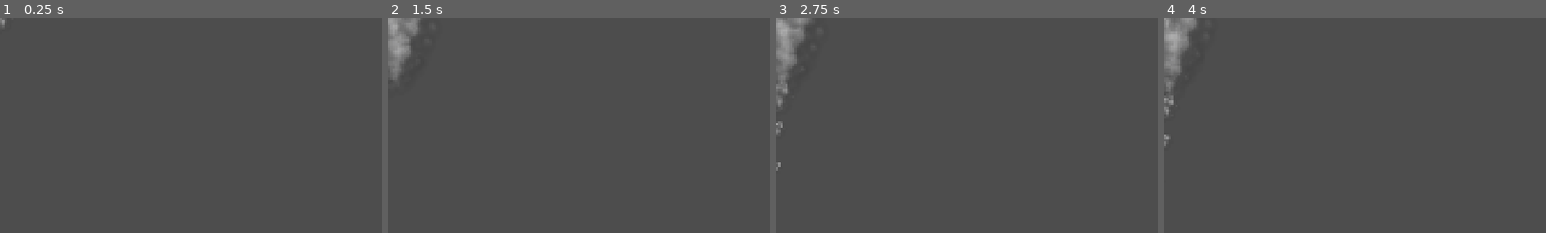
Above: before the commit, frames 1-4 (left to right).
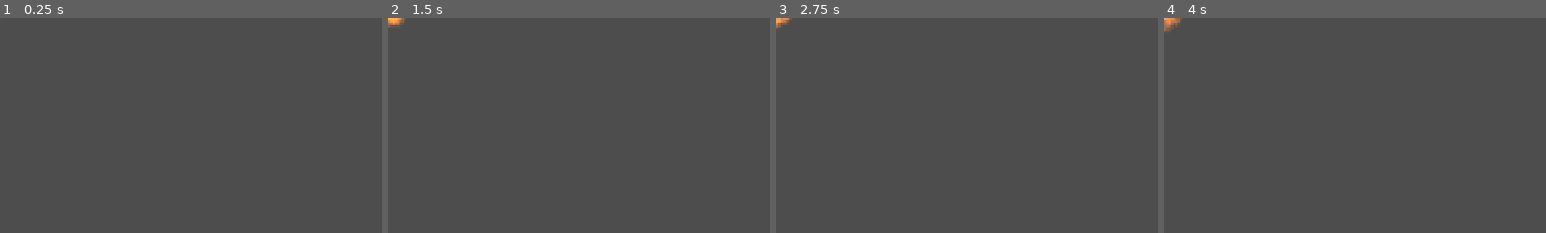
Above: after the commit, the same moments.

Repository: seff-smith/M9-top-Down-movement-
Game: Godot game, scene res://test_particles.tscn
Two runs of this game, one before a commit and one after it. Both use one fixed random seed, a clock stepped at 60 frames per second and the inputs below. This scene is started directly instead of the project's main scene.
Inputs (mouse positions are % of the whole screen's width and height, from its top left):
- Up to frame 1 (0.25 s): no input
- Up to frame 2 (1.5 s): tap Enter at 0.5 s; move the mouse to (72, 45) at 0.52 s; hold Right (move_right) 0.53-1.28 s; tap Z at 0.6, 1.35 s; click (72, 45) at 0.67 s; tap Space at 0.77 s; move the mouse to (30, 55) at 1.27 s; hold Down (move_down) from 1.28 s (still down)
- Up to frame 3 (2.75 s): tap Space at 1.52 s; move the mouse to (60, 28) at 2.02 s; release Down (move_down) at 2.03 s; hold Right (move_right) from 2.03 s (still down); tap Z at 2.1 s
- Up to frame 4 (4 s): move the mouse to (45, 70) at 2.77 s; release Right (move_right) at 2.78 s; hold Up (move_up) 2.78-3.53 s; tap Z at 2.85, 3.6 s; click (45, 70) at 2.92 s; tap Space at 3.02, 3.77 s; move the mouse to (80, 65) at 3.52 s; hold Left (move_left) from 3.53 s (still down)
The pictures show only the part of the screen within x 0-50%, y 0-50%; the shares and areas given below are measured in that part.

The runs differ from the first frame. In frame 1, less than 0.1% of the frame differs, in the area x 0-2%, y 0-5%; in frame 2, 1.5%; in frame 3, 1.9%, in the area x 0-9%, y 0-72%; in frame 4, 1.8%.

Commit message:
Update test_particles.tscn

Diff:
--- a/test_particles.tscn
+++ b/test_particles.tscn
@@ -1,22 +1,52 @@
-[gd_scene load_steps=5 format=3 uid="uid://dybbswvidqsye"]
+[gd_scene load_steps=10 format=3 uid="uid://dybbswvidqsye"]
 
 [ext_resource type="Texture2D" uid="uid://tgs14f485wph" path="res://assets/kenney-particles/smoke_04.png" id="1_btvwu"]
 
+[sub_resource type="CanvasItemMaterial" id="CanvasItemMaterial_btvwu"]
+blend_mode = 1
+
 [sub_resource type="Curve" id="Curve_67827"]
-_data = [Vector2(0, 1), 0.0, 0.0, 0, 0, Vector2(1e-05, 0), 0.0, 0.0, 0, 0, Vector2(0.2224852, 0.6132338), 0.0, 0.0, 0, 0, Vector2(0.8591716, 0.099701524), 0.0, 0.0, 0, 0, Vector2(1, 0), 0.0, 0.0, 0, 0]
-point_count = 5
+_data = [Vector2(0, 0.5992385), 0.0, 1.2587868, 0, 0, Vector2(1, 0.009154201), -3.9349346, 0.0, 0, 0]
+point_count = 2
+
+[sub_resource type="CurveTexture" id="CurveTexture_5825l"]
+curve = SubResource("Curve_67827")
+
+[sub_resource type="Gradient" id="Gradient_boeb1"]
+offsets = PackedFloat32Array(0, 0.42879745)
+colors = PackedColorArray(0.9375, 0.61012745, 0.5163574, 1, 1, 1, 1, 1)
+
+[sub_resource type="GradientTexture1D" id="GradientTexture1D_gj3wy"]
+gradient = SubResource("Gradient_boeb1")
+
+[sub_resource type="Curve" id="Curve_gqo14"]
+_data = [Vector2(0, 0), 0.0, 0.0, 0, 0, Vector2(0.048104957, 0), 0.0, 0.0, 0, 0, Vector2(0.106414005, 0.23200691), 0.0, 0.0, 0, 0, Vector2(0.25364435, 0.31662983), 0.0, 0.0, 0, 0, Vector2(0.3731779, 0.28150332), -0.09321772, -0.09321772, 0, 0, Vector2(0.47959185, 0.2336036), 0.0, 0.0, 0, 0, Vector2(0.6020408, 0.19049376), 0.0, 0.0, 0, 0, Vector2(0.72157437, 0.17931718), 0.0, 0.0, 0, 0, Vector2(0.8498543, 0.15217394), 0.0, 0.0, 0, 0, Vector2(0.9956269, 0.040407777), 0.0, 0.0, 0, 0]
+point_count = 10
 
 [sub_resource type="CurveTexture" id="CurveTexture_aetp2"]
-curve = SubResource("Curve_67827")
+curve = SubResource("Curve_gqo14")
 
 [sub_resource type="ParticleProcessMaterial" id="ParticleProcessMaterial_5825l"]
 particle_flag_disable_z = true
-gravity = Vector3(0, 98, 0)
+emission_shape = 1
+emission_sphere_radius = 10.0
+angle_min = -179.99998
+angle_max = 180.00002
+direction = Vector3(0, -1, 0)
+spread = 0.0
+initial_velocity_min = 50.0
+initial_velocity_max = 70.0
+gravity = Vector3(0, 0, 0)
 scale_curve = SubResource("CurveTexture_aetp2")
+color = Color(0.953125, 0.4691162, 0, 1)
+color_ramp = SubResource("GradientTexture1D_gj3wy")
+alpha_curve = SubResource("CurveTexture_5825l")
 
 [node name="test particles" type="Node2D"]
 
 [node name="GPUParticles2D" type="GPUParticles2D" parent="."]
+material = SubResource("CanvasItemMaterial_btvwu")
+amount = 30
 texture = ExtResource("1_btvwu")
 lifetime = 3.0
 process_material = SubResource("ParticleProcessMaterial_5825l")
